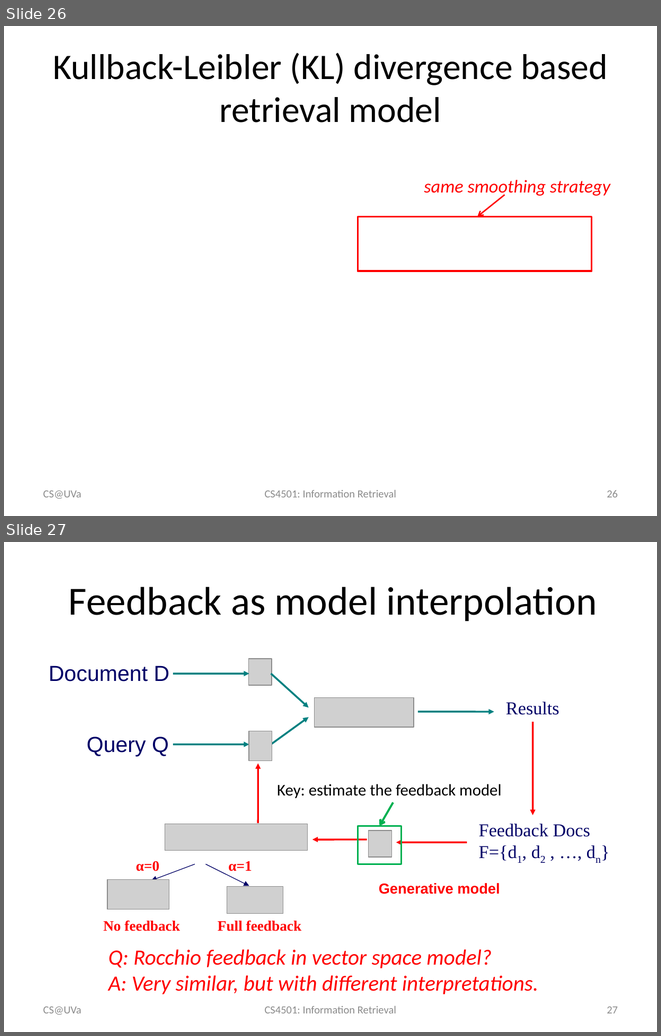
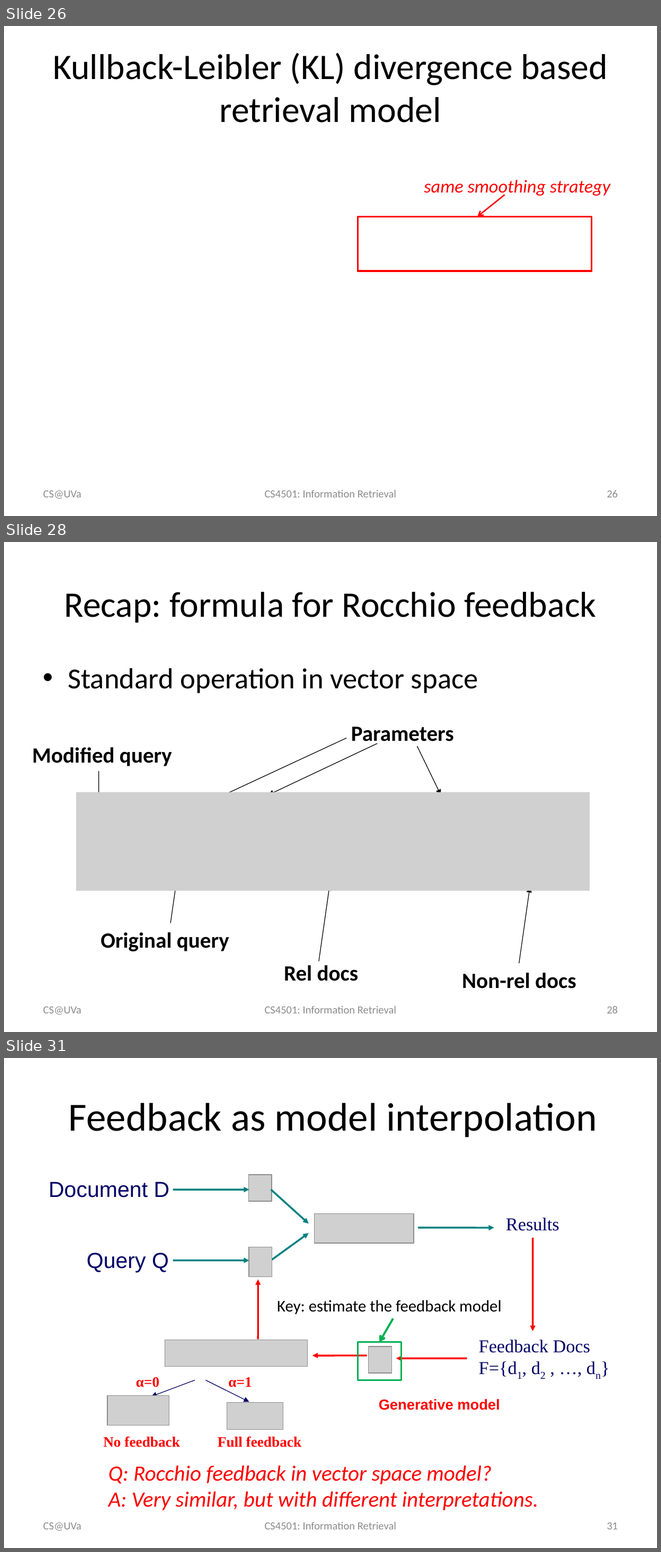
Before and after one commit to wang296/IR2015, a slide deck: docs/Relevance Feedback.pptx. Shown one above the other, each under a label of ours: slides 26 and 27 before the commit, slides 26, 28 and 31 after it; the slides between them are not shown. The pictures are 661x1036 and 661x1552 pixels, drawn with LibreOffice and Linux fonts; fonts in the diff are those of the drawing; grey boxes stand for pictures. Boxes give left, top, right and bottom in pixels: in the first picture for what was removed or moved away, otherwise in the second. Text is boxed around its words. In the diff, an @@ line names an element or a change of style, - is before the commit and + after.

```diff
--- a/docs/Relevance Feedback.pptx
+++ b/docs/Relevance Feedback.pptx
@@ slide 28 added at [4, 542, 657, 1032], background #FFFFFF @@
@@ title added at [64, 592, 596, 623], 39.6 pt, text #000000 @@
+Recap: formula for Rocchio feedback
@@ text added at [68, 668, 478, 693], 32 pt, text #000000 @@
+• Standard operation in vector space
@@ text added at [32, 747, 172, 766], 24 pt, text #000000, bold @@
+Modified query
@@ group added at [170, 726, 454, 820]: 3 arrows, 1 text @@
+Parameters
@@ arrow added from (99, 770) to (99, 809), #000000 0.75 pt @@
@@ picture added at [76, 792, 589, 891] @@
@@ arrow added from (170, 923) to (182, 847), #000000 0.75 pt @@
@@ arrow added from (319, 961) to (330, 885), #000000 0.75 pt @@
@@ arrow added from (519, 963) to (530, 886), #000000 0.75 pt @@
@@ text added at [100, 932, 229, 951], 24 pt, text #000000, bold @@
+Original query
@@ text added at [284, 965, 359, 981], 24 pt, text #000000, bold @@
+Rel docs
@@ text added at [462, 972, 576, 988], 24 pt, text #000000, bold @@
+Non-rel docs
@@ text added at [43, 1006, 81, 1014], 12 pt, text #8C8C8C @@
+CS@UVa
@@ text added at [265, 1006, 396, 1013], 12 pt, text #8C8C8C @@
+CS4501: Information Retrieval
@@ page number added at [607, 1006, 618, 1013], 12 pt, text #8C8C8C @@
+28
@@ what was slide 27 is now slide 31 @@
@@ page number at [607, 1522, 618, 1529]: text changed @@
-27
+31
```
Also in this commit, not shown: 1 slide changed, 3 other slides added, 5 other files.
